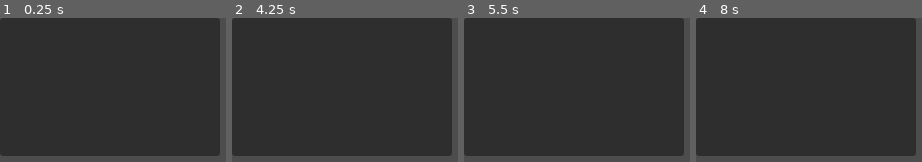
Above: before the commit, frames 1-4 (left to right).
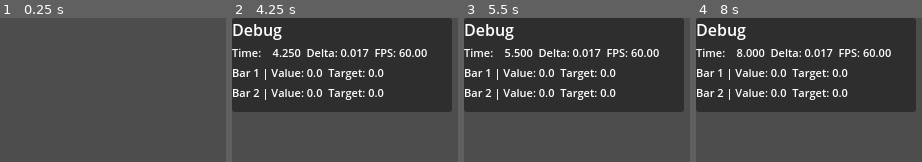
Above: after the commit, the same moments.

Repository: khromeengine/homunculus-GDAC-Jam-S25
Game: Godot game, scene res://scenes/main.tscn
Two runs of this game, one before a commit and one after it. Both use one fixed random seed, a clock stepped at 60 frames per second and the inputs below.
Inputs:
- Up to frame 1 (0.25 s): no input
- Up to frame 2 (4.25 s): tap Enter at 0.5, 2, 3.5 s; tap Space at 1.25, 2.75 s; tap P (DebugMenu, bound only after the commit) at 4.15 s
- Up to frame 3 (5.5 s): tap Space at 5 s
- Up to frame 4 (8 s): no input

The runs differ from the first frame. In frame 1, 93% of the frame differs, in the area x 0-98%, y 0-96%; in frame 2, 36%; in frame 3, 36%; in frame 4, 36%.

Commit message:
most backend stuff done

Diff:
--- a/homunculus/project.godot
+++ b/homunculus/project.godot
@@ -31,3 +31,11 @@
 window/size/viewport_width=700
 window/size/viewport_height=800
 window/stretch/mode="canvas_items"
+
+[input]
+
+DebugMenu={
+"deadzone": 0.2,
+"events": [Object(InputEventKey,"resource_local_to_scene":false,"resource_name":"","device":-1,"window_id":0,"alt_pressed":false,"shift_pressed":false,"ctrl_pressed":false,"meta_pressed":false,"pressed":false,"keycode":0,"physical_keycode":80,"key_label":0,"unicode":112,"location":0,"echo":false,"script":null)
+]
+}
--- a/homunculus/scenes/ui/debug_menu.tscn
+++ b/homunculus/scenes/ui/debug_menu.tscn
@@ -1,16 +1,39 @@
-[gd_scene format=3 uid="uid://cyeaw5qd4xyka"]
+[gd_scene load_steps=2 format=3 uid="uid://cyeaw5qd4xyka"]
+
+[ext_resource type="Script" uid="uid://80ghvbc3mkcl" path="res://scripts/debug_menu.gd" id="1_vv2ch"]
 
 [node name="DebugMenu" type="Control"]
+visible = false
+texture_filter = 3
 layout_mode = 3
 anchors_preset = 0
+script = ExtResource("1_vv2ch")
 
 [node name="Panel" type="Panel" parent="."]
 layout_mode = 0
 offset_right = 220.0
-offset_bottom = 138.0
+offset_bottom = 94.0
 
-[node name="Label" type="Label" parent="Panel"]
+[node name="VBoxContainer" type="VBoxContainer" parent="Panel"]
+layout_mode = 0
+offset_right = 40.0
+offset_bottom = 40.0
+
+[node name="Label" type="Label" parent="Panel/VBoxContainer"]
 layout_mode = 2
-offset_top = 69.0
-offset_right = 1.0
-offset_bottom = 92.0
+text = "Debug"
+
+[node name="Time" type="Label" parent="Panel/VBoxContainer"]
+layout_mode = 2
+theme_override_font_sizes/font_size = 11
+text = "Time: 0"
+
+[node name="BarVal1" type="Label" parent="Panel/VBoxContainer"]
+layout_mode = 2
+theme_override_font_sizes/font_size = 11
+text = "Bar 1 Value:"
+
+[node name="BarVal2" type="Label" parent="Panel/VBoxContainer"]
+layout_mode = 2
+theme_override_font_sizes/font_size = 11
+text = "Bar 2 Value:"
--- /dev/null
+++ b/homunculus/scripts/debug_menu.gd
@@ -0,0 +1,23 @@
+extends Control
+
+
+@onready var t = $"Panel/VBoxContainer/Time"
+@onready var b1 = $"Panel/VBoxContainer/BarVal1"
+@onready var b2 = $"Panel/VBoxContainer/BarVal2"
+
+
+func _ready():
+	StageState.frame_update.connect(_on_frame_update)
+
+
+func _process(_delta):
+	if Input.is_action_just_pressed("DebugMenu"):
+		visible = true != visible
+
+
+func _on_frame_update(delta, time):
+	t.text = "Time: %8.3f \t Delta: %.3f \t FPS: %2.2f" % [time, delta, 1/delta]
+	b1.text = "Bar 1 | Value: %3.1f \t Target: %3.1f" % [GameState.get_bar_value(GameState.BarID.B_ONE),
+															GameState.get_bar_target(GameState.BarID.B_ONE)]
+	b2.text = "Bar 2 | Value: %3.1f \t Target: %3.1f" % [GameState.get_bar_value(GameState.BarID.B_TWO),
+															GameState.get_bar_target(GameState.BarID.B_TWO)]
--- a/homunculus/scripts/state/game_state.gd
+++ b/homunculus/scripts/state/game_state.gd
@@ -55,11 +55,20 @@
 	return _bars[id].target_value - old
 
 
-func set_bar_target(id: BarID, amt: float):
+func set_bar_target(id: BarID, amt: float) -> void:
 	if _bars.has(id):
 		_bars[id].target_value = clampf(amt, MIN_BAR, MAX_BAR)
 	else:
 		printerr("Tried setting invalid bar ", id, " to target value ", amt)
+
+
+func add_bar_value_velocity(id: BarID, amt: float) -> float:
+	var old = _bars[id].value_velocity
+	if _bars.has(id):
+		_bars[id].value_velocity += amt
+	else:
+		printerr("Tried adding value velocity ", amt, " to invalid bar ", id)
+	return _bars[id].value_velocity - old
 
 
 func get_bar_value(id: BarID) -> float:
@@ -78,6 +87,14 @@
 		return -1
 
 
+func get_bar_value_velocity(id: BarID) -> float:
+	if _bars.has(id):
+		return _bars[id].value_velocity
+	else:
+		printerr("Tried getting target value of invalid bar ", id)
+		return -1
+
+
 func get_bar(id: BarID) -> Bar:
 	return _bars[id]
 
@@ -91,7 +108,8 @@
 
 
 func _on_frame_update(delta: float, time: float) -> void:
-	var lambda = func(bar: Bar) -> void:
+	var lambda = func(id: BarID) -> void:
+		var bar = _bars[id]
 		if bar.uses_target_velocity_function:
 			bar.function_step(delta, time)
 		else:
--- a/homunculus/scripts/state/stage_state.gd
+++ b/homunculus/scripts/state/stage_state.gd
@@ -30,8 +30,8 @@
 
 func _process(delta):
 	if _game_active:
-		frame_update.emit(delta)
 		current_time += delta
+		frame_update.emit(delta, current_time)
 
 
 func _on_set_stage(stage: GameStages):
@@ -48,6 +48,7 @@
 
 func _on_game_ready():
 	print("Game ready.")
+	_game_active = true
 	set_stage.emit(current_stage)
 
 
Not shown, added: homunculus/scripts/debug_menu.gd.uid
